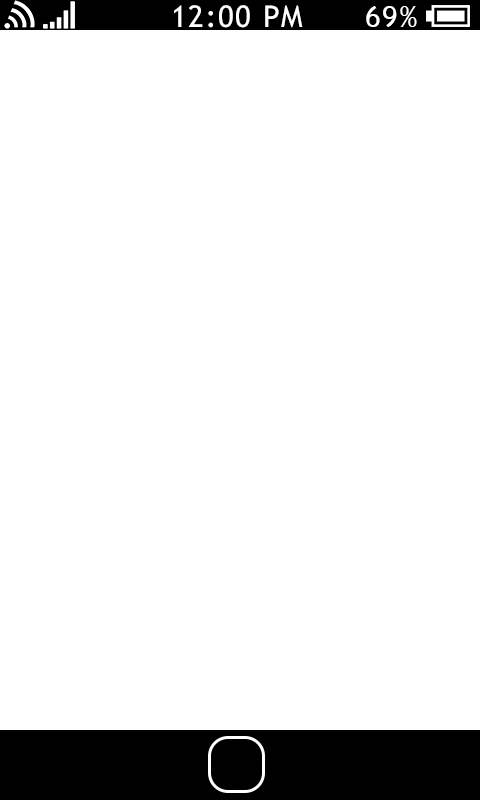
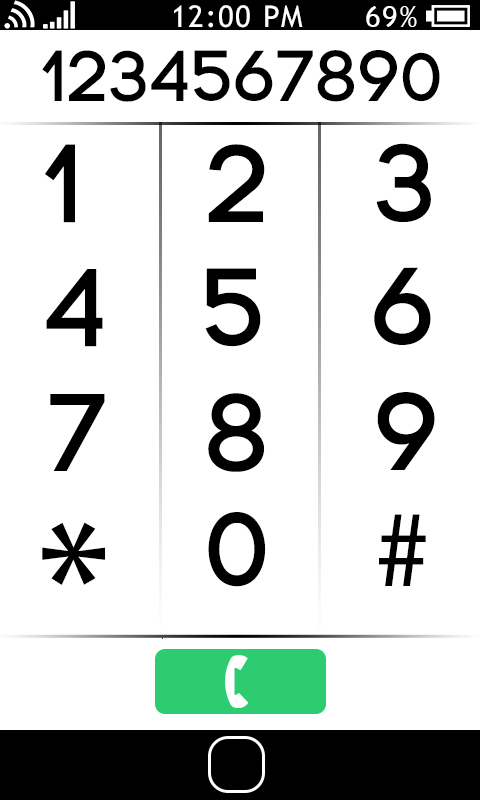
The second (480, 800) image is a revision of the first. Changes to its layers:
added layer "*" above "0" over [42, 522, 105, 585]
added layer "0" above "#" over [208, 512, 266, 587]
added layer "#" above "9" over [379, 514, 426, 586]
added layer "9" above "8" over [377, 392, 435, 470]
added layer "8" above "7" over [208, 393, 265, 472]
added layer "7" above "6" over [50, 394, 105, 471]
added layer "6" above "5" over [374, 267, 431, 345]
added layer "5" above "4" over [205, 268, 261, 347]
added layer "4" above "3" over [46, 269, 103, 347]
added layer "3" above "2" over [376, 143, 431, 222]
added layer "2" above "1" over [208, 144, 265, 222]
added layer "1" above "1234567890" over [45, 144, 75, 223]
added layer "1234567890" above "Shape 1 copy" over [42, 50, 440, 102]
added layer "Shape 1 copy" above "Shape 1" over [318, 122, 321, 637]
added layer "Shape 1" above "phone copy" over [159, 122, 162, 621]
added layer "phone" above "Rectangle 1" over [225, 655, 248, 708]
added layer "Rectangle 1" above "Home Button" over [0, 122, 480, 639]
added layer "Rounded Rectangle 1" above "battery" over [155, 649, 326, 714]
added layer "Layer 1" over [0, 50, 480, 714]
